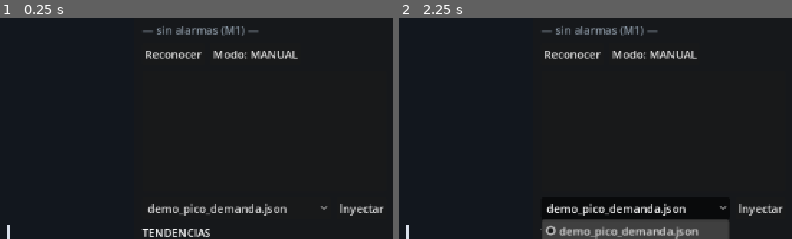
Above: before the commit, frames 1-2 (left to right).
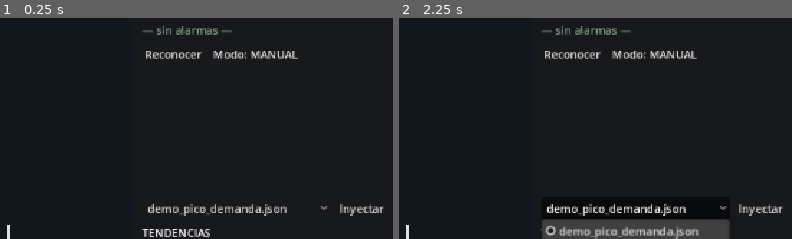
Above: after the commit, the same moments.

Repository: MariVillarroel/info_2do_parcial_scada-villarroel-y-calvo
Game: Godot game, scene res://scenes/hmi.tscn
Two runs of this game, one before a commit and one after it. Both use one fixed random seed, a clock stepped at 60 frames per second and the inputs below.
Inputs:
- Up to frame 1 (0.25 s): no input
- Up to frame 2 (2.25 s): click "Reconocer" at 0.5 s; click "Modo: MANUAL" at 1.25 s; click "demo_pico_demanda.json" at 2 s
The pictures show only the part of the screen within x 50-100%, y 12-62%; the shares and areas given below are measured in that part.

The runs differ from the first frame. In frame 1, 0.2% of the frame differs, in the area x 56-66%, y 3-9%; in frame 2, 0.2%.

Commit message:
Sistema de alarmas M1 implementado: Maquina de estados LL/L/H/HH, banner con parpadeo, bocina con bucle, boton reconocer, historial con timestamps

Diff:
--- a/scripts/gestor_alarmas.gd
+++ b/scripts/gestor_alarmas.gd
@@ -32,3 +32,112 @@
 # }
 
 # TODO (PARCIAL · M1): implementa la evaluación, los estados y el historial.
+#señales
+signal alarma_activada(id: String, mensaje: String)
+signal alarma_reconocida(id: String)
+signal alarma_normalizada(id: String)
+
+#const
+enum Estado { NORMAL, ACTIVA, RECONOCIDA }
+
+#prioridades de alarmas
+const PRIORIDAD := { "HH": 4, "LL": 3, "H": 2, "L": 1 }
+
+#limites
+var limites := {
+	"TK101.pct": { "LL": 5.0, "L": 15.0, "H": 85.0, "HH": 95.0 },
+	"TK201.pct": { "LL": 5.0, "L": 15.0, "H": 85.0, "HH": 95.0 },
+}
+
+var _alarmas := {}
+var _historial: Array = []
+
+func evaluar(datos: Dictionary) -> void:
+	for tag in limites:
+		if not datos.has(tag):
+			continue
+		var valor: float = datos[tag]
+		var lims: Dictionary = limites[tag]
+
+		for nivel in ["HH", "LL", "H", "L"]:
+			var id: String = tag + "." + nivel
+			var violado := _esta_violado(valor, nivel, lims[nivel])
+			_actualizar_alarma(id, tag, nivel, valor, violado, datos.get("t", 0.0))
+
+
+func reconocer_todas() -> void:
+	for id in _alarmas:
+		if _alarmas[id]["estado"] == Estado.ACTIVA:
+			_alarmas[id]["estado"] = Estado.RECONOCIDA
+			var t: float = _alarmas[id].get("t_ultima", 0.0)
+			_agregar_historial(id, "RECONOCIDA", t)
+			alarma_reconocida.emit(id)
+
+
+func hay_activas_sin_reconocer() -> bool:
+	for id in _alarmas:
+		if _alarmas[id]["estado"] == Estado.ACTIVA:
+			return true
+	return false
+
+
+func alarma_mas_grave() -> String:
+	var mejor_id := ""
+	var mejor_prio := 0
+	for id in _alarmas:
+		var a: Dictionary = _alarmas[id]
+		if a["estado"] == Estado.NORMAL:
+			continue
+		var prio: int = PRIORIDAD.get(a["nivel"], 0)
+		if prio > mejor_prio:
+			mejor_prio = prio
+			mejor_id = id
+	if mejor_id == "":
+		return ""
+	var a: Dictionary = _alarmas[mejor_id]
+	return "[%s] %s = %.1f%%" % [a["nivel"], a["tag"], a["valor"]]
+
+
+func obtener_historial() -> Array:
+	return _historial.duplicate()
+
+
+func reiniciar() -> void:
+	_alarmas.clear()
+	_historial.clear()
+
+
+func _esta_violado(valor: float, nivel: String, limite: float) -> bool:
+	match nivel:
+		"HH", "H": return valor >= limite
+		"LL", "L": return valor <= limite
+	return false
+
+
+func _actualizar_alarma(id: String, tag: String, nivel: String,
+						valor: float, violado: bool, t: float) -> void:
+	if not _alarmas.has(id):
+		_alarmas[id] = { "estado": Estado.NORMAL, "nivel": nivel,
+						 "tag": tag, "valor": valor, "t_ultima": t }
+
+	var a: Dictionary = _alarmas[id]
+	a["valor"] = valor
+	a["t_ultima"] = t
+
+	match a["estado"]:
+		Estado.NORMAL:
+			if violado:
+				a["estado"] = Estado.ACTIVA
+				_agregar_historial(id, "ACTIVA", t)
+				alarma_activada.emit(id, "[%s] %s = %.1f%%" % [nivel, tag, valor])
+
+		Estado.ACTIVA, Estado.RECONOCIDA:
+			if not violado:
+				a["estado"] = Estado.NORMAL
+				_agregar_historial(id, "NORMAL", t)
+				alarma_normalizada.emit(id)
+
+
+func _agregar_historial(id: String, estado: String, t: float) -> void:
+	var linea := "T=%6.1fs  %-30s → %s" % [t, id, estado]
+	_historial.append(linea)
--- a/scripts/hmi.gd
+++ b/scripts/hmi.gd
@@ -44,10 +44,14 @@
 var _panel_trip: PanelContainer # creado por código en _ready
 var _lbl_motivo_trip: Label
 
-#ciclos de apertura de valvulas (circulo)
+#valvulas (circulo)
 const PASOS_VALVULA := [0.0, 0.5, 1.0]
 
-#varibales
+#alarmas
+var _gestor: GestorAlarmas
+var _parpadeo_acum := 0.0
+var _parpadeo_visible := true
+const PARPADEO_INTERVALO := 0.5
 
 
 #INICIALIZACION
@@ -59,6 +63,7 @@
 	_poblar_selector_escenarios()
 	_init_sonidos()
 	_init_panel_trip()
+	_init_gestor_alarmas()
 
 func _init_sonidos() -> void:
 	_sfx_click     = _crear_player("res://assets/sounds/click.wav",    false)
@@ -125,6 +130,15 @@
 	btn.pressed.connect(_on_reiniciar_pressed)
 	columna.add_child(btn)
 
+func _init_gestor_alarmas() -> void:
+	_gestor = GestorAlarmas.new()
+	add_child(_gestor)
+	_gestor.alarma_activada.connect(_on_alarma_activada)
+	_gestor.alarma_reconocida.connect(_on_alarma_reconocida)
+	_gestor.alarma_normalizada.connect(_on_alarma_normalizada)
+	banner_alarma.text = "— sin alarmas —"
+	banner_alarma.add_theme_color_override("font_color", Color(0.55, 0.65, 0.55))
+
 #helpers sonido
 func _play(player: AudioStreamPlayer) -> void:
 	if player != null and not player.playing:
@@ -171,6 +185,16 @@
 		if archivo.ends_with(".json"):
 			selector_escenario.add_item(archivo)
 
+#parpadeo del banner:
+func _process(delta: float) -> void:
+	if _gestor == null or not _gestor.hay_activas_sin_reconocer():
+		banner_alarma.modulate.a = 1.0
+		return
+	_parpadeo_acum += delta
+	if _parpadeo_acum >= PARPADEO_INTERVALO:
+		_parpadeo_acum = 0.0
+		_parpadeo_visible = not _parpadeo_visible
+	banner_alarma.modulate.a = 1.0 if _parpadeo_visible else 0.15
 
 func _on_tick_planta(datos: Dictionary) -> void:
 	if _en_trip:
@@ -188,10 +212,30 @@
 	# resultado: banner con la alarma más grave sin reconocer, parpadeo,
 	# bocina (alarma.wav en bucle mientras haya activas sin reconocer) y cada
 	# transición agregada al historial (ItemList).
+
 	# TODO (PARCIAL · M2): en modo AUTO, pasa `datos` a tu control; los
 	# interlocks se aplican SIEMPRE.
 	# TODO (PARCIAL · M3): alimenta la tendencia (tendencia.agregar_muestra).
-
+	_gestor.evaluar(datos)
+	if datos["TK101.pct"] <= 0.5:
+		_disparar_trip("TANQUE VACÍO — TK-101 sin nivel")
+	_actualizar_bocina()
+	_actualizar_banner()
+
+func _actualizar_bocina() -> void:
+	if _gestor.hay_activas_sin_reconocer():
+		_play(_sfx_alarma)
+	else:
+		_stop(_sfx_alarma)
+
+func _actualizar_banner() -> void:
+	var texto := _gestor.alarma_mas_grave()
+	if texto == "":
+		banner_alarma.text = "— sin alarmas —"
+		banner_alarma.add_theme_color_override("font_color", Color(0.55, 0.65, 0.55))
+	else:
+		banner_alarma.text = "⚠  " + texto
+		banner_alarma.add_theme_color_override("font_color", Color(1.0, 0.75, 0.1))
 
 func _on_evento_planta(tipo: String, mensaje: String) -> void:
 	print("EVENTO [", tipo, "]: ", mensaje)
@@ -202,10 +246,33 @@
 			_disparar_trip("TANQUE VACÍO — " + mensaje)
 	# TODO (PARCIAL · M4): registra todo evento en tu log persistente.
 
-
 func _on_evento_escenario(mensaje: String) -> void:
 	print("ESCENARIO: ", mensaje)
 	# TODO (PARCIAL · M4): al historial y al log persistente también.
+
+#historial visual
+func _on_alarma_activada(id: String, mensaje: String) -> void:
+	historial.add_item("ACTIVA " + mensaje)
+	historial.set_item_custom_fg_color(historial.item_count - 1, Color(1.0, 0.35, 0.35))
+	_scroll_historial()
+
+func _on_alarma_reconocida(id: String) -> void:
+	historial.add_item("RECONOCIDA " + id)
+	historial.set_item_custom_fg_color(historial.item_count - 1, Color(1.0, 0.85, 0.2))
+	_scroll_historial()
+
+
+func _on_alarma_normalizada(id: String) -> void:
+	historial.add_item("NORMAL " + id)
+	historial.set_item_custom_fg_color(historial.item_count - 1, Color(0.4, 0.9, 0.4))
+	_scroll_historial()
+
+
+func _scroll_historial() -> void:
+	# Mantiene el historial anclado al último evento
+	historial.ensure_current_is_visible()
+
+#clicks
 
 func _ciclar_valvula(tag: String) -> void:
 	if _en_trip:
@@ -222,14 +289,12 @@
 	planta.comandar(tag + ".apertura", siguiente)
 	_play(_sfx_click)
 
-# --- clics en el sinóptico ---
-
 func _on_bomba_b101_presionada() -> void:
+	if _en_trip:
+		return
 	planta.comandar("B101.marcha", not planta.leer("B101.marcha"))
 	_play(_sfx_click)
 
-
-
 func _on_valvula_v102_presionada() -> void:
 	_ciclar_valvula("V102")
 
@@ -240,9 +305,10 @@
 # --- panel de operación ---
 
 func _on_boton_reconocer_pressed() -> void:
-	# TODO (PARCIAL · M1): reconoce las alarmas activas (silencia la bocina;
-	# las alarmas siguen visibles hasta normalizarse).
-	pass
+	_gestor.reconocer_todas()
+	_play(_sfx_reconocer)
+	_actualizar_bocina()
+	_actualizar_banner()
 
 
 func _on_boton_modo_pressed() -> void:
